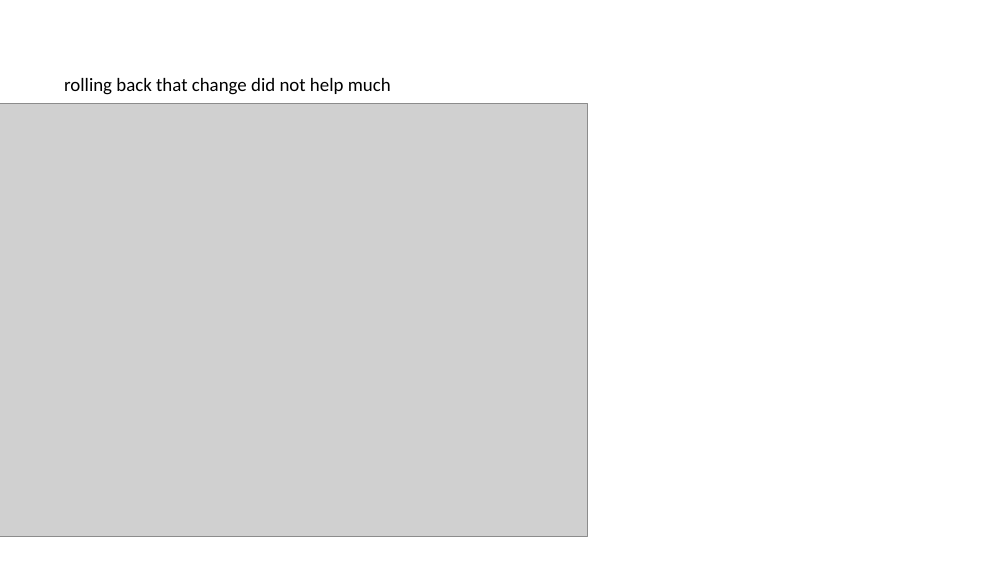
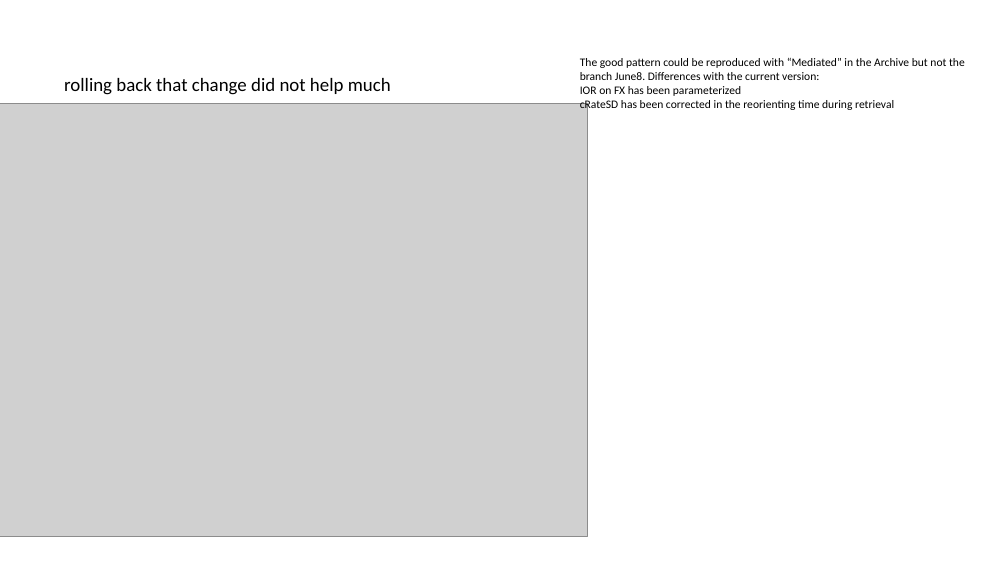
Before and after one commit to oberauer/IM.Simulation, a slide deck: slide 129 of IMSim.Mediated.Results.pptx. Drawn at 1008x567 pixels with LibreOffice and Linux fonts; fonts in the diff are those of the drawing; grey boxes stand for pictures. Boxes give left, top, right and bottom in pixels: in the first picture for what was removed or moved away, otherwise in the second. Text is boxed around its words. In the diff, an @@ line names an element or a change of style, - is before the commit and + after.

```diff
--- a/IMSim.Mediated.Results.pptx
+++ b/IMSim.Mediated.Results.pptx
@@ text added at (x1=580, y1=58, x2=965, y2=112), 11 pt, text #000000 @@
+The good pattern could be reproduced with “Mediated” in the Archive but not the branch June8. Differences with the current version:
+IOR on FX has been parameterized
+cRateSD has been corrected in the reorienting time during retrieval
```
Also in this commit, not shown: 1 other slide changed, 1 slide added.
